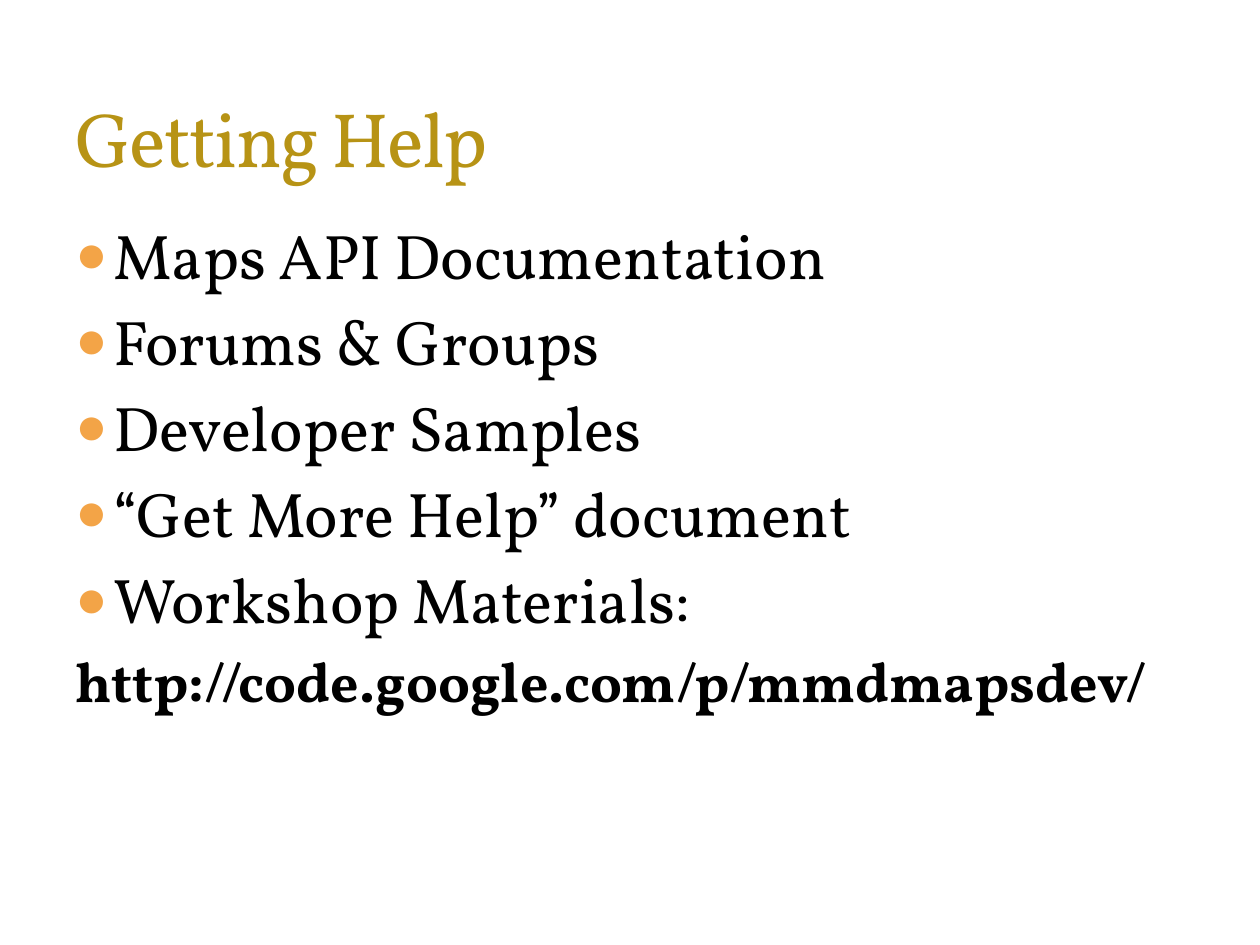
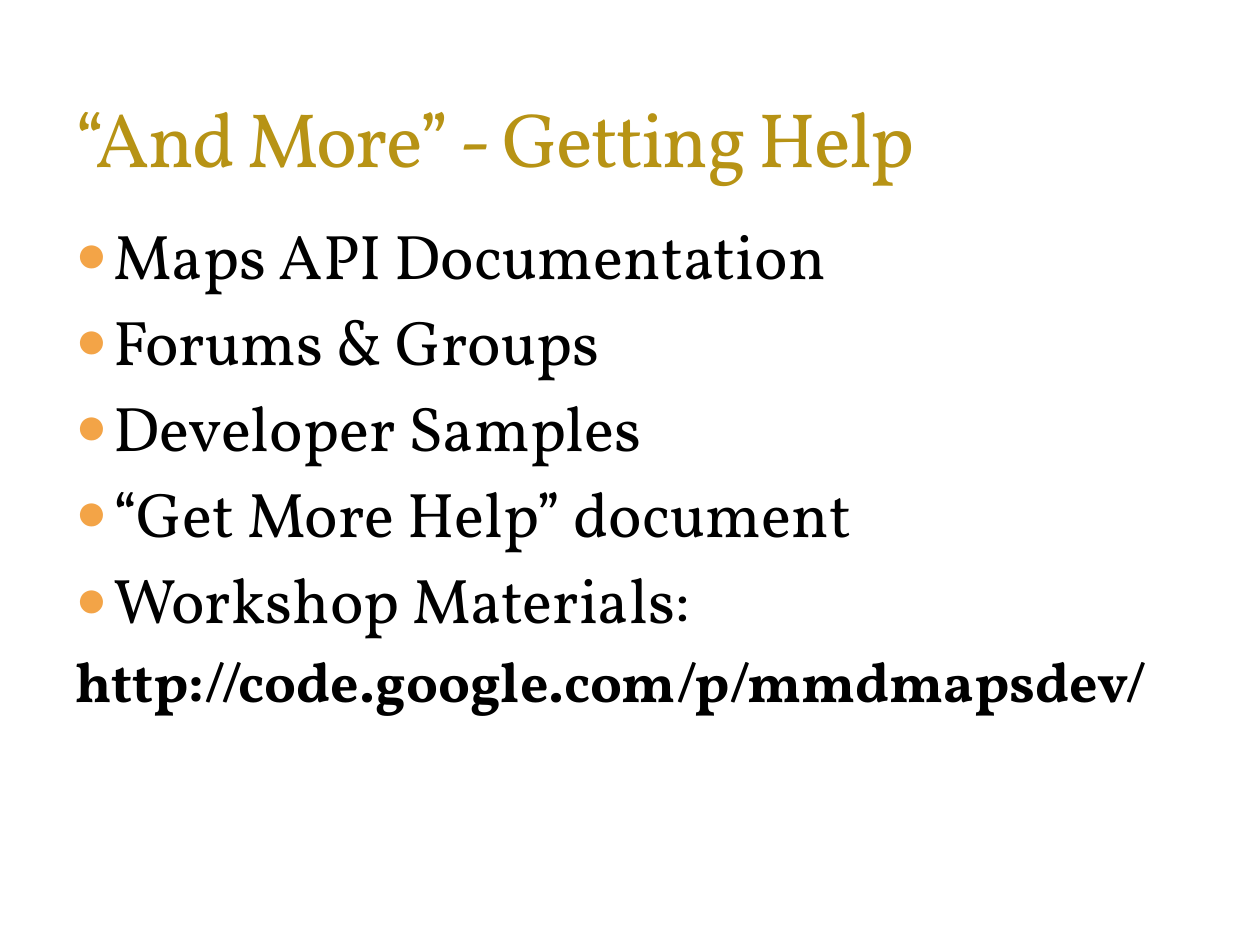
Before and after one commit to mmdolbow/mmdmapsdev, a slide deck: slide 3 of Wrapup.pptx. Drawn at 1260x945 pixels with LibreOffice and Linux fonts; fonts in the diff are those of the drawing; background and template pictures are left out. Boxes give left, top, right and bottom in pixels: in the first picture for what was removed or moved away, otherwise in the second. Text is boxed around its words. In the diff, an @@ line names an element or a change of style, - is before the commit and + after.

Commit message:
"And More"

```diff
--- a/Wrapup.pptx
+++ b/Wrapup.pptx
@@ title at [75, 112, 914, 186]: text changed @@
-Getting Help
+“And More” - Getting Help
```
